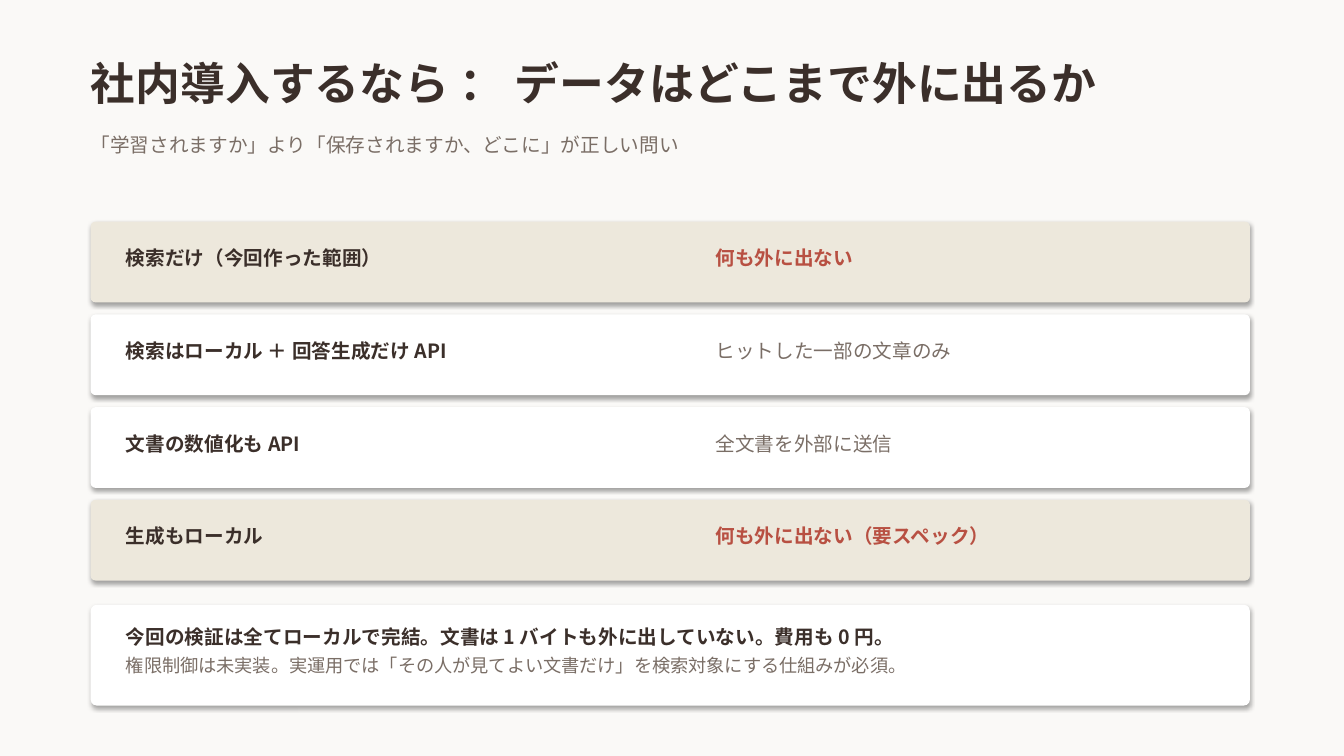
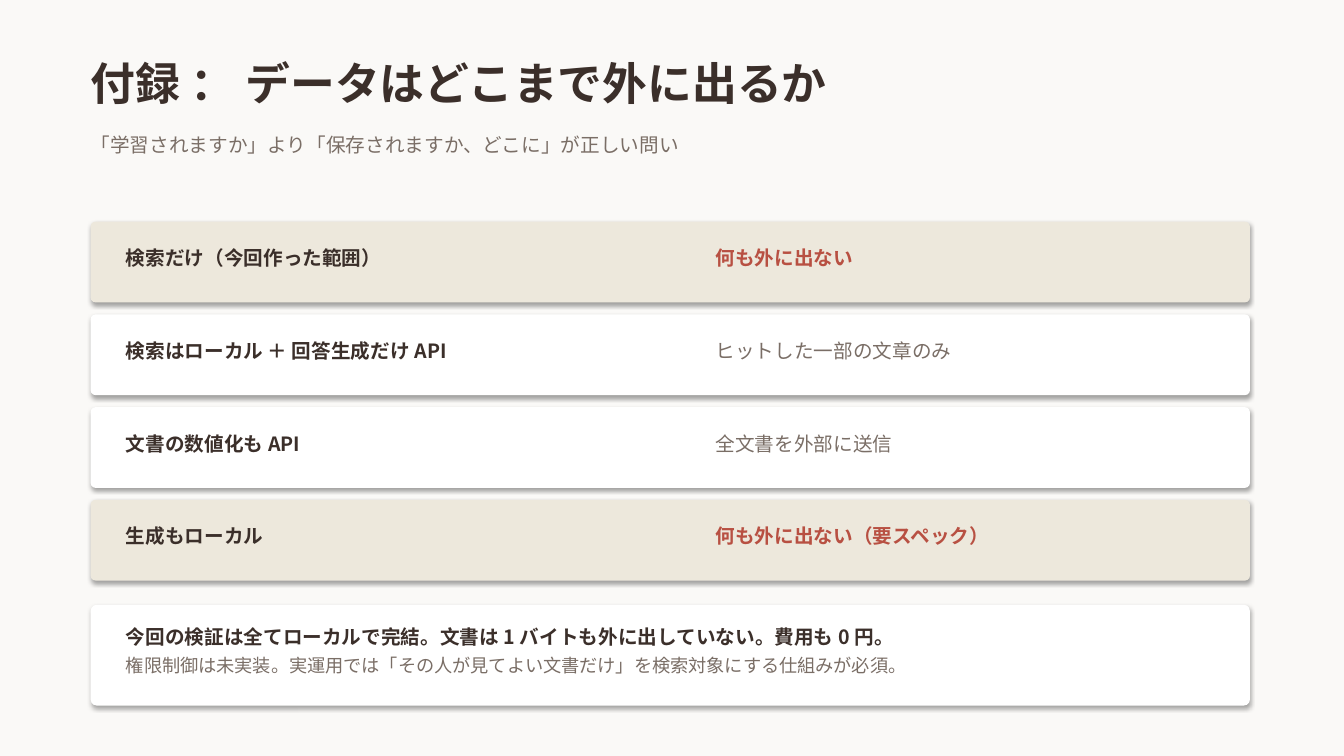
Before and after one commit to 20061111adg-debug/rag-workshop, a slide deck: slide 9 of docs/RAGとは.pptx (slide 15 before the commit). Drawn at 1344x756 pixels with LibreOffice and Linux fonts; fonts in the diff are those of the drawing. Boxes give left, top, right and bottom in pixels: in the first picture for what was removed or moved away, otherwise in the second. Text is boxed around its words. In the diff, an @@ line names an element or a change of style, - is before the commit and + after.

```diff
--- a/docs/RAGとは.pptx
+++ b/docs/RAGとは.pptx
@@ text at box(91, 61, 826, 104): text changed @@
-社内導入するなら ： データはどこまで外に出るか
+付録 ： データはどこまで外に出るか
```
Also in this commit, not shown: 7 other slides changed, 1 slide added, 7 slides removed, 1 other file.
